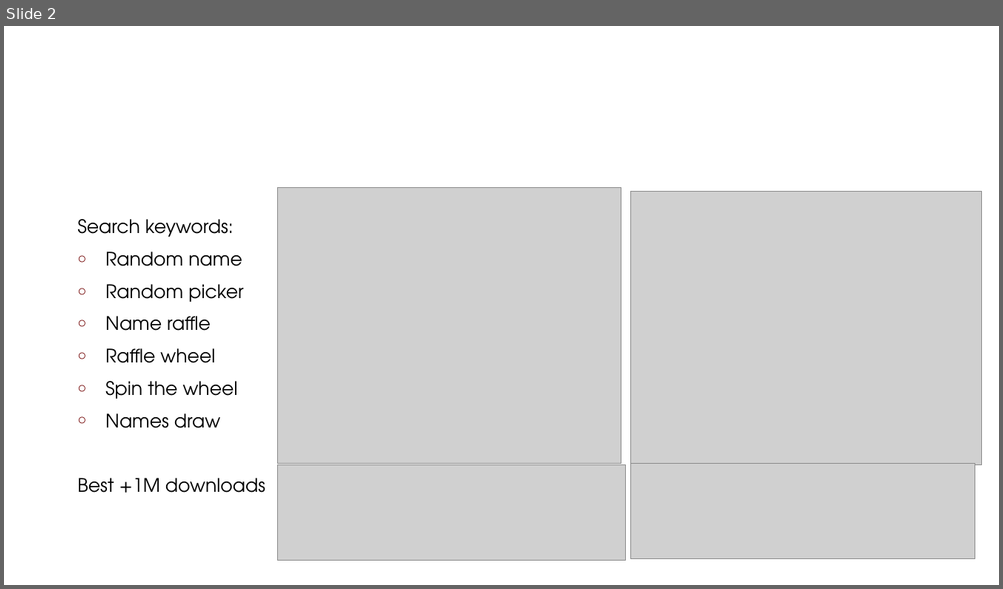
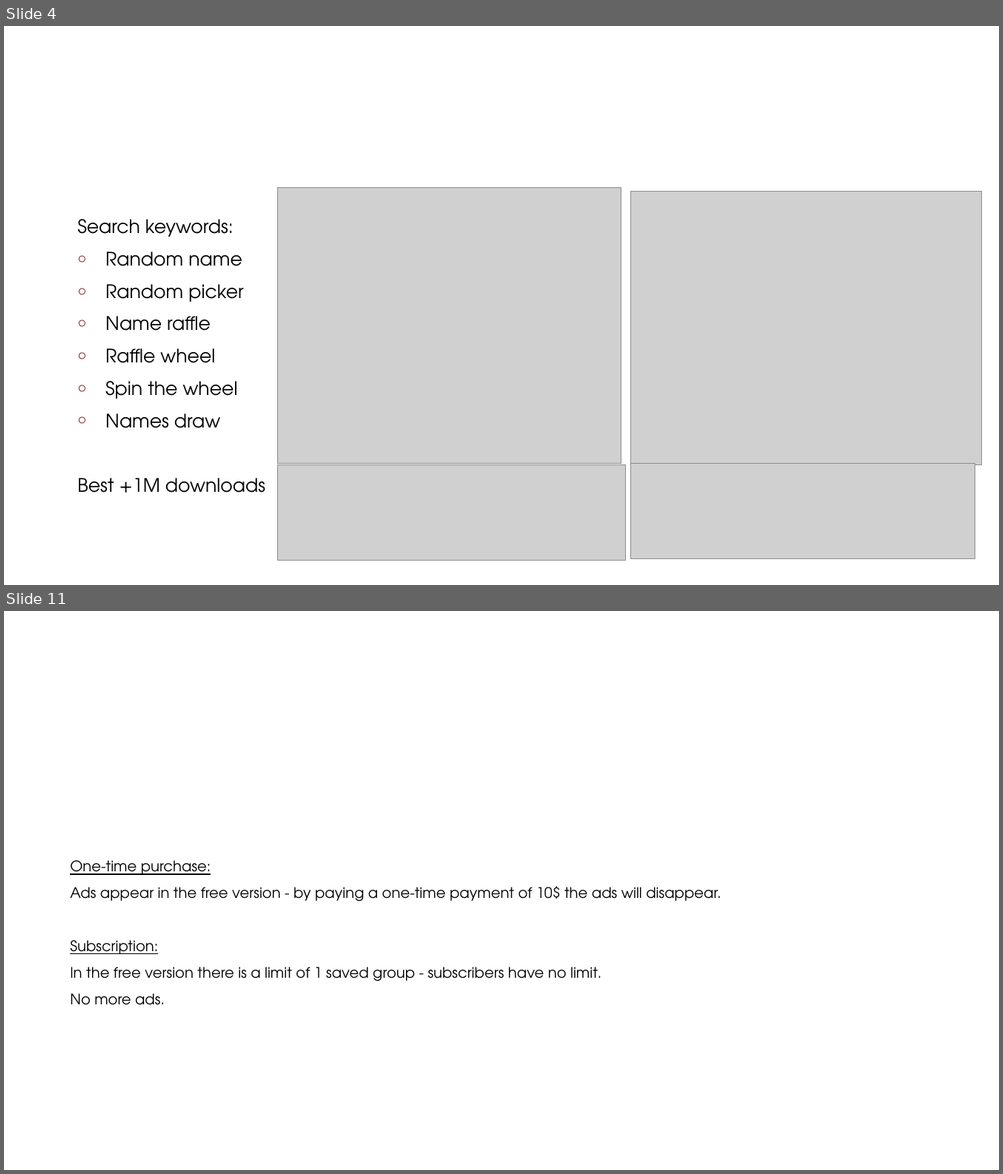
Before and after one commit to SheeraNergaon/RandomPicker, a slide deck: Random Picker.pptx. Shown one above the other, each under a label of ours: slide 2 before the commit, slides 4 and 11 after it; the slides between them are not shown. The pictures are 1003x589 and 1003x1174 pixels, drawn with LibreOffice and Linux fonts; fonts in the diff are those of the drawing; grey boxes stand for pictures; background and template pictures are left out. Boxes give left, top, right and bottom in pixels: in the first picture for what was removed or moved away, otherwise in the second. Text is boxed around its words. In the diff, an @@ line names an element or a change of style, - is before the commit and + after.

```diff
--- a/Random Picker.pptx
+++ b/Random Picker.pptx
@@ slide 11 added at <box>4,611,999,1170</box>, background #FFFFFF @@
@@ title added at <box>71,647,933,726</box>, 40 pt, text #FFFFFF @@
+In App Purchases
@@ text added at <box>70,860,721,1005</box>, 14 pt, text #000000 @@
+One-time purchase:
+Ads appear in the free version - by paying a one-time payment of 10$ the ads will disappear.
+Subscription:
+In the free version there is a limit of 1 saved group - subscribers have no limit.
+No more ads.
@@ what was slide 2 is now slide 4 @@
```
Also in this commit, not shown: 16 other slides added, 8 slides removed, 9 other files.
